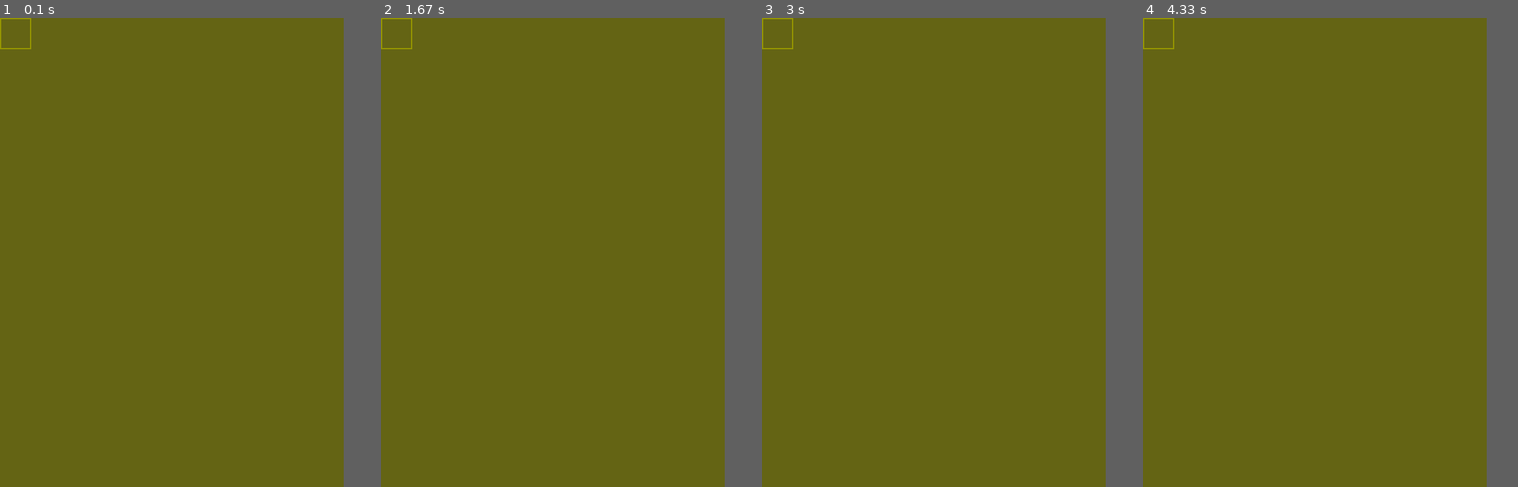
Above: before the commit, frames 1-4 (left to right).
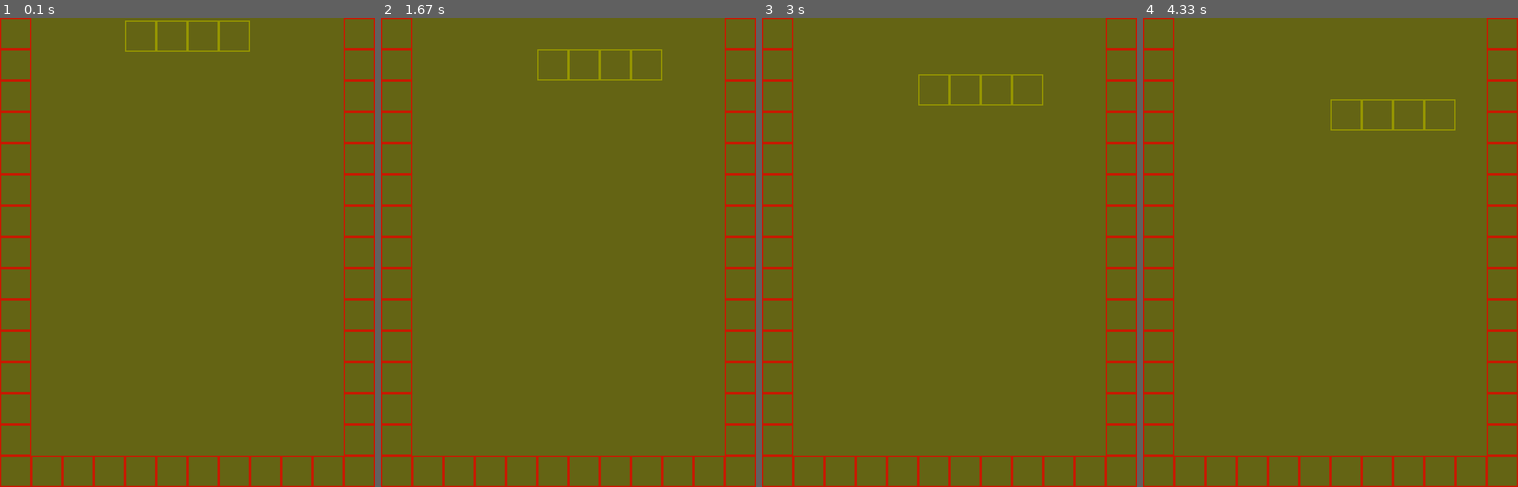
Above: after the commit, the same moments.

Repository: dgomezbau/Ejercicios-Python
Game: pygame game, started from Tetris/tetrisPyGame_v02.py
Same seed, same stepped clock (60 frames per second), same inputs: the game is played once before the commit and once after it.
Inputs:
- Up to frame 1 (0.1 s): no input
- Up to frame 2 (1.67 s): hold Right 0.33-0.8 s; hold Right 0.83-1.3 s; hold Left from 1.33 s (still down)
- Up to frame 3 (3 s): release Left at 1.87 s; hold Left 1.9-2.3 s; hold Right 2.33-2.97 s
- Up to frame 4 (4.33 s): hold Left 3-3.47 s; hold Right 3.5-3.97 s; hold Right from 4 s (still down)
In our replay, the window is 550x750 before the commit and 600x750 after it. These sizes can differ from the game's own. Grey fills any space a smaller window leaves; there, only what the larger window draws over its background counts as a difference.

The runs differ from the first frame. In frame 1, 3.8% of the frame differs, in the area x 0-100%, y 0-100%; in frame 2, 3.8%; in frame 3, 3.8%; in frame 4, 3.8%.

Commit message:
working on tetris

Diff:
--- a/Tetris/piezas.py
+++ b/Tetris/piezas.py
@@ -4,6 +4,7 @@
 
     def __init__(self, number):
         self.number = number-1
+
         self.cuadrado_01 = [[True,True,False,False],[True,True,False,False],[False,False,False,False],[False,False,False,False]]
         self.linea4_v_02 = [[True,False,False,False],[True,False,False,False],[True,False,False,False],[True,False,False,False]]
         self.linea4_h_03 = [[True,True,True,True],[False,False,False,False],[False,False,False,False],[False,False,False,False]]
@@ -19,27 +20,51 @@
         self.piramide_h_up_13 = [[False,True,False,False],[True,True,True,False],[False,False,False,False],[False,False,False,False]]
         self.piramide_h_down_14 = [[True,True,True,False],[False,True,False,False],[False,False,False,False],[False,False,False,False]]
         self.figure_list = [self.cuadrado_01, self.linea4_v_02, self.linea4_h_03, self.linea2_v_04, self.linea2_h_05, self.punto_06, self.ese_v_07, self.ese_h_08, self.cuatro_v_09, self.cuatro_h_10, self.piramide_v_d_11, self.piramide_v_i_12, self.piramide_h_up_13, self.piramide_h_down_14]
-        self.x = 0
+
+        self.x = 200
         self.y = 0
-        self.x_move = 1
-        self.y_move = 1
+        self.x_move = 50
+        self.y_move = 2
 
     def figure_to_rect(self):
         rect_list = []
         for i in range(4):
             for j in range(4):
                 if self.figure_list[self.number][i][j]:
-                    rect_list.append(pg.Rect(50*i*self.x,50*j*self.y,50,50))
+                    rect_list.append(pg.Rect((50*i)+self.x,50*j,50,50))
         return rect_list
 
     def draw_rects(self, rect_list, screen):
         for rect in rect_list:
             pg.draw.rect(screen, (150,150,0), rect, 2)
 
-    def move_down(self, rect_list):
-        rect_list = []
-        for i in range(4):
-            for j in range(4):
-                if self.figure_list[self.number][i][j]:
-                    rect_list.append(pg.Rect(50*i*(self.x+self.x_move),50*j*(self.y+self.y_move),50,50))
-        return rect_list
+    def move_down(self, rect_list, colision, screen):
+        if not colision:
+            for rect in rect_list:
+                rect.y += self.y_move
+                pg.draw.rect(screen, (150,150,0), rect, 2)
+
+
+    def move_left(self, rect_list, colision, screen):
+        if not colision:
+            for rect in rect_list:
+                rect.x -= self.x_move
+                pg.draw.rect(screen, (150,150,0), rect, 2)
+
+    def move_right(self, rect_list, colision, screen):
+        if not colision:
+            for rect in rect_list:
+                rect.x += self.x_move
+                pg.draw.rect(screen, (150,150,0), rect, 2)
+
+    def getX_move(self):
+        return self.x_move
+
+    def setX_move(self, xm):
+        self.x_move = xm
+
+    def getY_move(self):
+        return self.y_move
+
+    def setY_move(self, ym):
+        self.y_move = ym
--- a/Tetris/tetrisPyGame_v02.py
+++ b/Tetris/tetrisPyGame_v02.py
@@ -1,27 +1,59 @@
 import pygame as pg
 import sys
 import piezas
+import walls
 
 def main():
-    screen = pg.display.set_mode((550, 750))
+    screen = pg.display.set_mode((600, 750))
     clock = pg.time.Clock()
+
+    walls_game = walls.Wall()
+    #walls_to_colide = walls_game.create_walls()
+    wall_left = walls_game.create_walls_left()
+    wall_rigth = walls_game.create_walls_right()
+    wall_down = walls_game.create_walls_down()
 
 
     done = False
+    colision_wall_left = False
+    colision_wall_rigth = False
+    colision_wall_down = False
     screen.fill((100, 100, 20))
-    pz = piezas.Pieza(10)
-    r_list = pz.figure_to_rect()
-    pz.draw_rects(r_list, screen)
+    pz = piezas.Pieza(2)
+    pz_list = pz.figure_to_rect()
+    pz.draw_rects(pz_list, screen)
 
     while not done:
         for event in pg.event.get():
             if event.type == pg.QUIT:
                 done = True
+            if event.type == pg.KEYDOWN:
+                if event.key == pg.K_LEFT:
+                    pz.move_left(pz_list, colision_wall_left, screen)
+                    colision_wall_rigth = False
+                if event.key == pg.K_RIGHT:
+                    pz.move_right(pz_list, colision_wall_rigth, screen)
+                    colision_wall_left = False
 
+        for pz_rect in pz_list:
+            for wall_rect in wall_left:
+                if wall_rect.colliderect(pz_rect):
+                    colision_wall_left = True
+            for wall_rect in wall_rigth:
+                if wall_rect.colliderect(pz_rect):
+                    colision_wall_rigth = True
+            for wall_rect in wall_down:
+                if wall_rect.colliderect(pz_rect):
+                    colision_wall_down = True
 
-        pz.move_down(r_list)
+        screen.fill((100, 100, 20))
+        walls_game.draw_walls(wall_left, screen)
+        walls_game.draw_walls(wall_rigth, screen)
+        walls_game.draw_walls(wall_down, screen)
+        pz.move_down(pz_list, colision_wall_down, screen)
         pg.display.flip()
         clock.tick(15)
+        #print(colision)
 
 if __name__ == '__main__':
     pg.init()
--- a/Tetris/walls.py
+++ b/Tetris/walls.py
@@ -2,5 +2,43 @@
 
 class Wall(object):
 
-    def __init__(self, pos):
-        self.rect = pg.Rect(pos[0], pos[1], 20, 20)
+    def __init__(self):
+        pass
+
+    def create_walls(self):
+        walls = []
+        for j in range(15):
+            rect = pg.Rect(0,50*j,50,50)
+            walls.append(rect)
+        for j in range(15):
+            rect = pg.Rect(550,50*j,50,50)
+            walls.append(rect)
+        for i in range(1,11):
+            rect = pg.Rect(50*i,700,50,50)
+            walls.append(rect)
+        return walls
+
+    def create_walls_left(self):
+        walls = []
+        for j in range(15):
+            rect = pg.Rect(0,50*j,50,50)
+            walls.append(rect)
+        return walls
+
+    def create_walls_right(self):
+        walls = []
+        for j in range(15):
+            rect = pg.Rect(550,50*j,50,50)
+            walls.append(rect)
+        return walls
+
+    def create_walls_down(self):
+        walls = []
+        for i in range(1,11):
+            rect = pg.Rect(50*i,700,50,50)
+            walls.append(rect)
+        return walls
+
+    def draw_walls(self, walls, screen):
+        for wall in walls:
+            pg.draw.rect(screen, (200,25,0), wall, 2)
